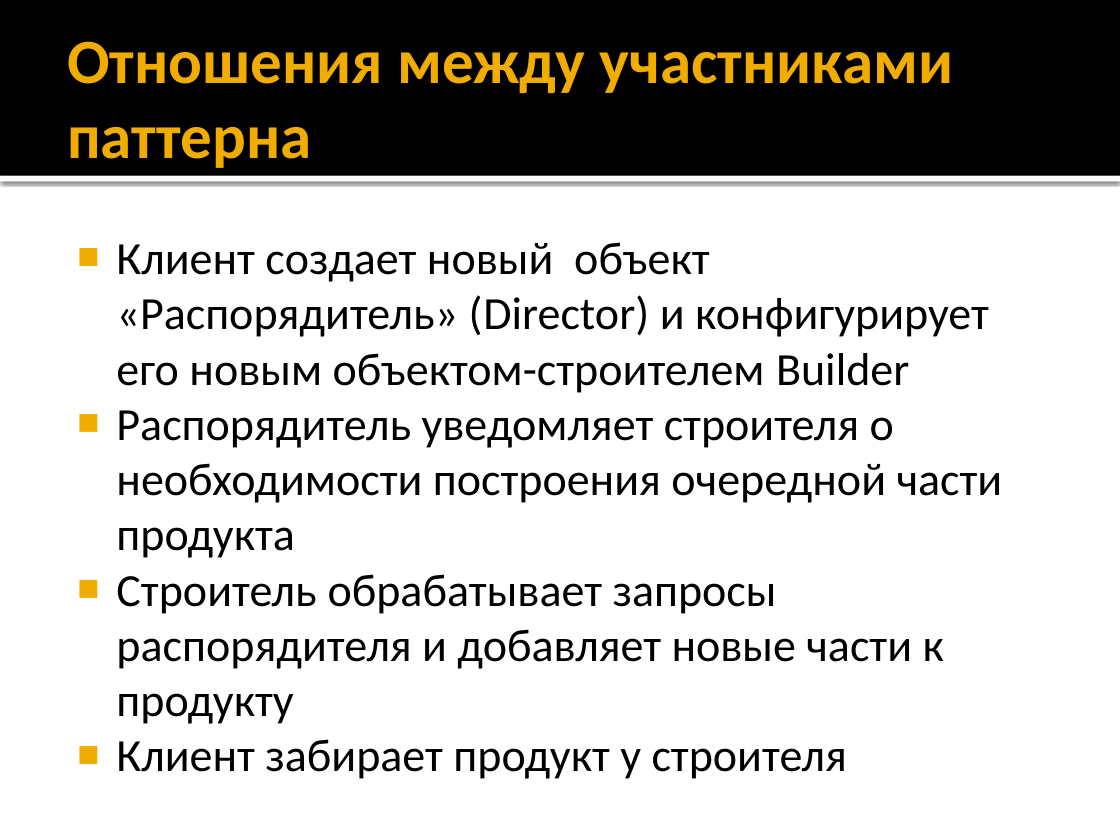
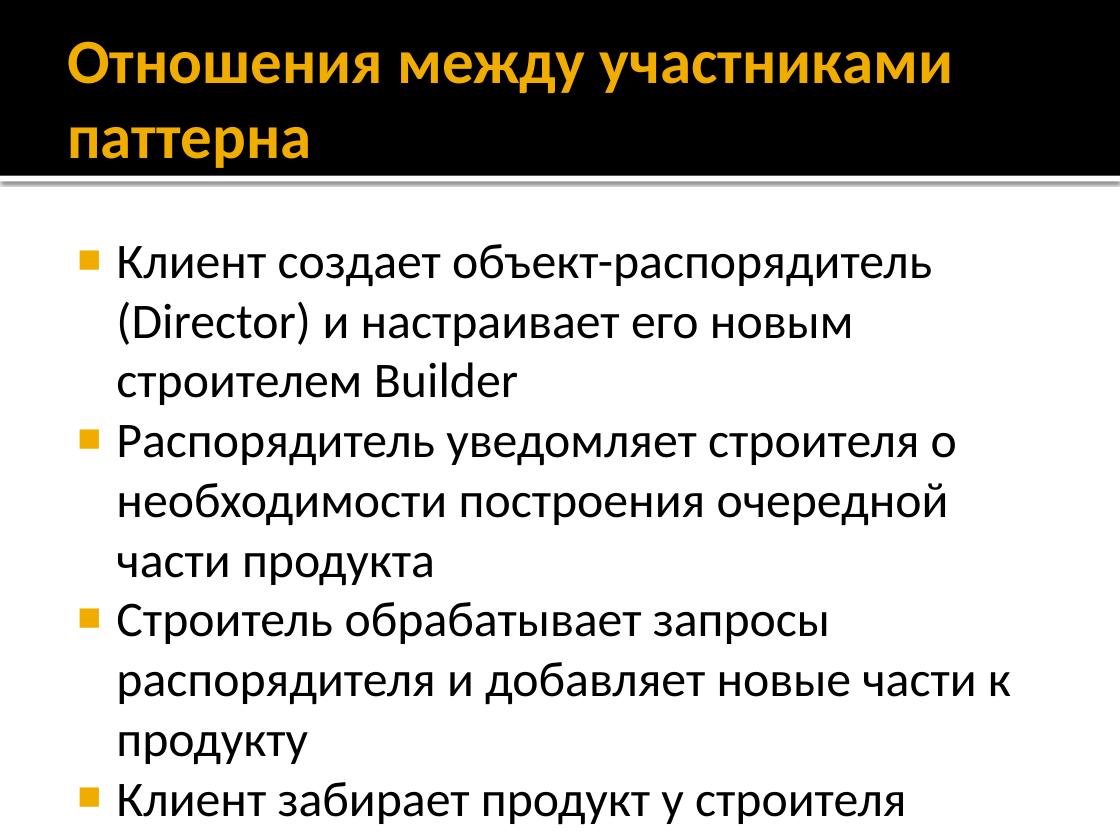
Before and after one commit to alexey-malov/ood, a slide deck: slide 6 of lectures/15.builder/builder.pptx. Drawn at 1120x840 pixels with LibreOffice and Linux fonts; fonts in the diff are those of the drawing. Boxes give left, top, right and bottom in pixels: in the first picture for what was removed or moved away, otherwise in the second. Text is boxed around its words. In the diff, an @@ line names an element or a change of style, - is before the commit and + after.

Commit message:
Обновил слайды презентации по паттернам "Строитель" и "Мост"

```diff
--- a/lectures/15.builder/builder.pptx
+++ b/lectures/15.builder/builder.pptx
@@ text at bbox=[116, 244, 932, 405]: text changed; size 29.6 to 32 pt @@
-■ Клиент создает новый объект «Распорядитель» (Director) и конфигурирует его новым объектом-строителем Builder
+■ Клиент создает объект-распорядитель (Director) и настраивает его новым строителем Builder
@@ text at bbox=[116, 425, 1011, 825]: size 29.6 to 32 pt in "Распорядитель уведомляет строителя о необходимости построени ...", "Строитель обрабатывает запросы распорядителя и добавляет нов ...", "Клиент забирает продукт у строителя" @@
```
Also in this commit, not shown: 2 other slides changed, 3 slides added, 1 other file.
